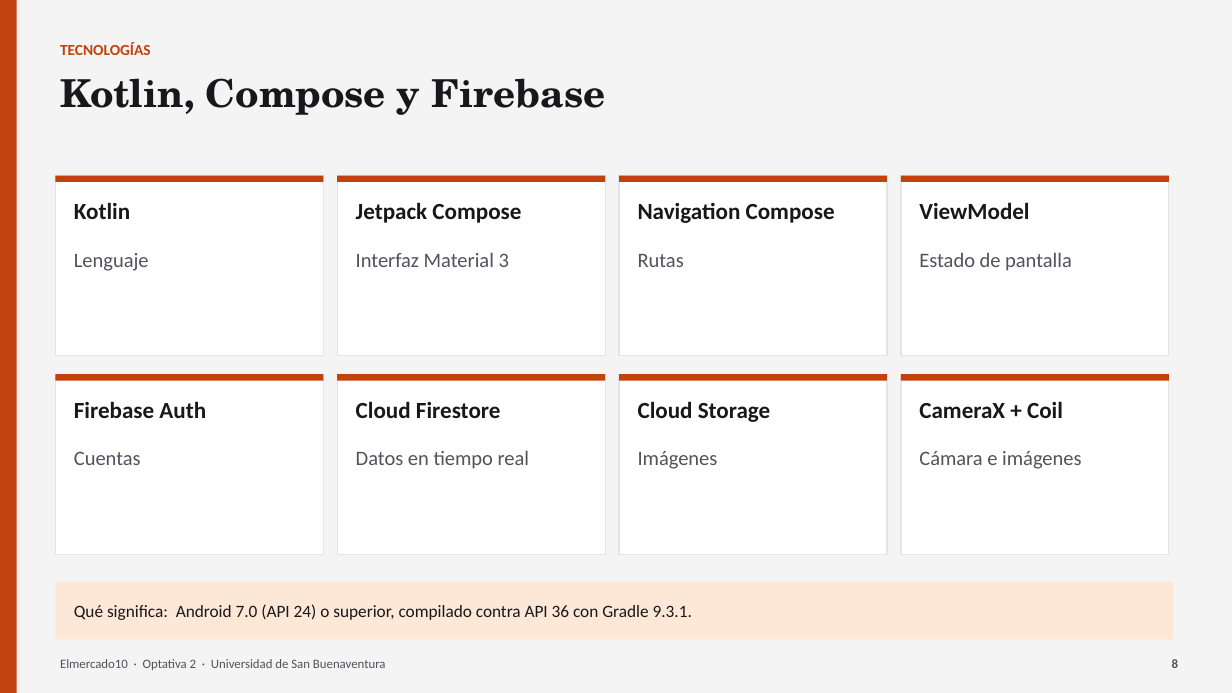
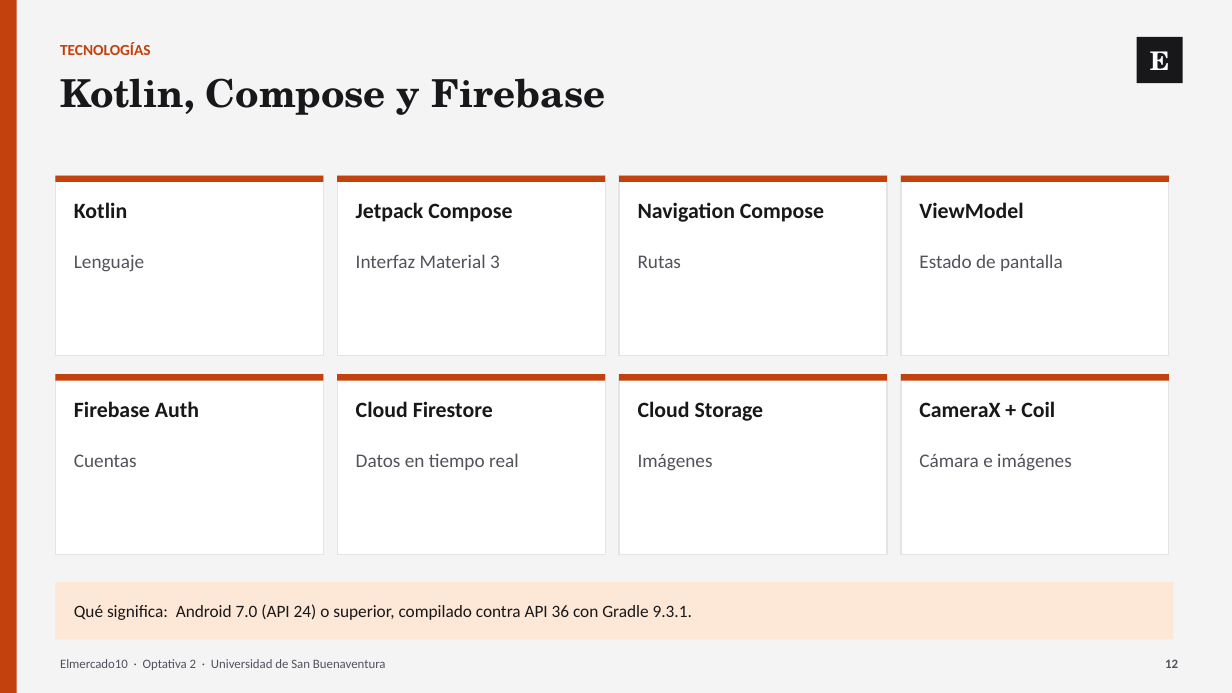
Before and after one commit to JuanXD2201/Elmercado10, a slide deck: slide 12 of DOCUMENTACION_ELMERCADO10/08_PRESENTACION/Presentacion_Elmercado10.pptx (slide 8 before the commit). Drawn at 1232x693 pixels with LibreOffice and Linux fonts; fonts in the diff are those of the drawing. Boxes give left, top, right and bottom in pixels: in the first picture for what was removed or moved away, otherwise in the second. Text is boxed around its words. In the diff, an @@ line names an element or a change of style, - is before the commit and + after.

```diff
--- a/DOCUMENTACION_ELMERCADO10/08_PRESENTACION/Presentacion_Elmercado10.pptx
+++ b/DOCUMENTACION_ELMERCADO10/08_PRESENTACION/Presentacion_Elmercado10.pptx
@@ rectangle added at (x1=1137, y1=37, x2=1183, y2=83), fill #18181B, 20 pt, text #FFFFFF, bold @@
+E
@@ size 18 to 17 pt in 8 elements at (x1=74, y1=202, x2=127, y2=218), (x1=356, y1=202, x2=512, y2=222), (x1=638, y1=202, x2=824, y2=222), (x1=919, y1=202, x2=1023, y2=218), (x1=74, y1=401, x2=199, y2=417), (x1=356, y1=401, x2=493, y2=417), (x1=638, y1=401, x2=764, y2=421), (x1=919, y1=401, x2=1055, y2=417) @@
@@ size 16 to 15 pt in 8 elements at (x1=74, y1=255, x2=144, y2=272), (x1=356, y1=254, x2=500, y2=268), (x1=638, y1=255, x2=681, y2=268), (x1=919, y1=254, x2=1063, y2=271), (x1=74, y1=454, x2=137, y2=467), (x1=356, y1=453, x2=519, y2=470), (x1=638, y1=454, x2=713, y2=471), (x1=919, y1=454, x2=1072, y2=471) @@
@@ text at (x1=1165, y1=659, x2=1178, y2=668): text changed @@
-8
+12
```
Also in this commit, not shown: 14 other slides changed, 8 slides added, 3 slides removed, 41 other files.
